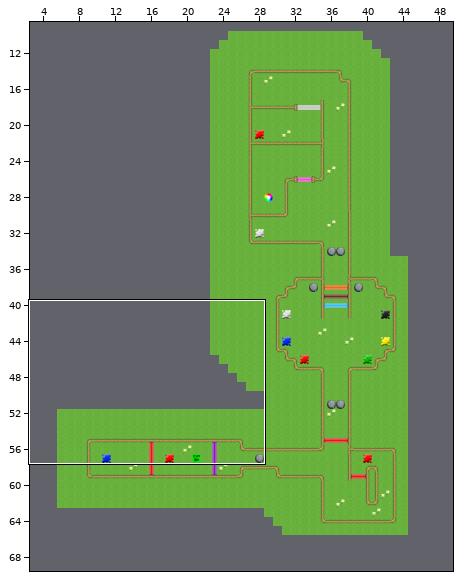
An edit to a level. Tiled map, android/assets/SecondLevel.tmx. Above, an overview of the earlier version with the close-up marked.
Close-up. Earlier state:
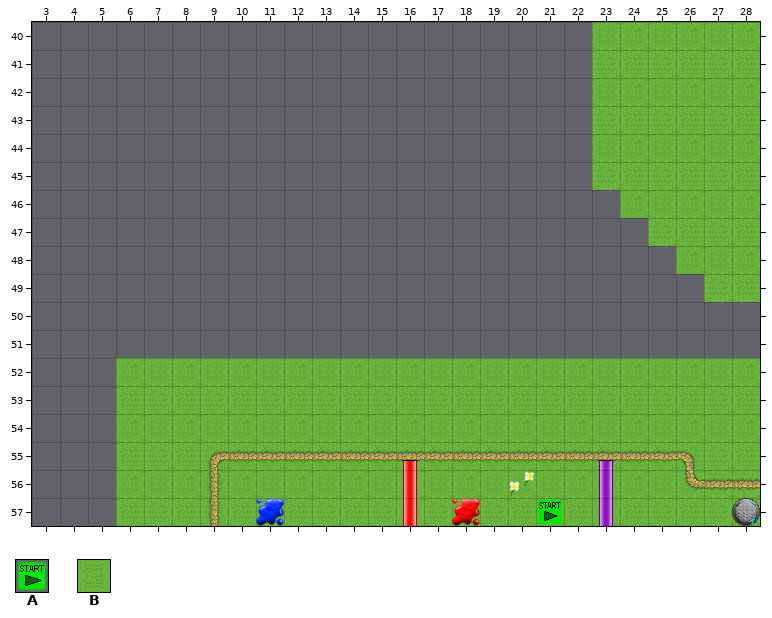
Cells are 32x32 px. Shown: x 3..28, y 40..57. The commit also changed other parts of the map, which this record leaves out. The old version is drawn lined up with the new one.
Key: from "mapobjects": A 59; from "wallsandground": B 0.
_ is an empty cell.
Layers that did not change in this view are not listed.
Layer "groundtiles" before, first column x 3:
40 ____________________BBBBBB
41 ____________________BBBBBB
42 ____________________BBBBBB
43 ____________________BBBBBB
44 ____________________BBBBBB
45 ____________________BBBBBB
46 _____________________BBBBB
47 ______________________BBBB
48 _______________________BBB
49 ________________________BB
50 __________________________
51 __________________________
52 ___BBBBBBBBBBBBBBBBBBBBBBB
53 ___BBBBBBBBBBBBBBBBBBBBBBB
54 ___BBBBBBBBBBBBBBBBBBBBBBB
55 ___BBBBBBBBBBBBBBBBBBBBBBB
56 ___BBBBBBBBBBBBBBBBBBBBBBB
57 ___BBBBBBBBBBBBBBBBBBBBBBB
And afterwards:
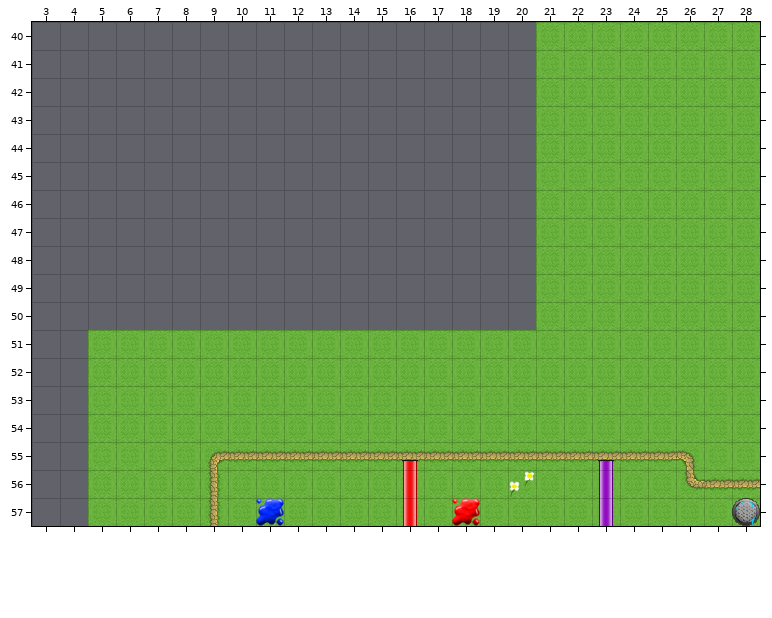
Edits made:
map size 45x66 -> 50x70 cells
Layer "groundtiles":
The author put tile B in rows 40 to 45 at x 21 to 22; in row 46 at x 21 to 23; in row 47 at x 21 to 24; in row 48 at x 21 to 25; in row 49 at x 21 to 26; in row 50 at x 21 to 28.
The author put tile B in row 51 at x 5 to 28; in rows 52 to 57 at x 5.
Layer "startingpoint" (removed):
The author cleared tile A in row 57 at x 21.
Changed places in both close-ups, as pixel boxes (x1, y1, x2, y2):
changed: (88, 22, 760, 526)
